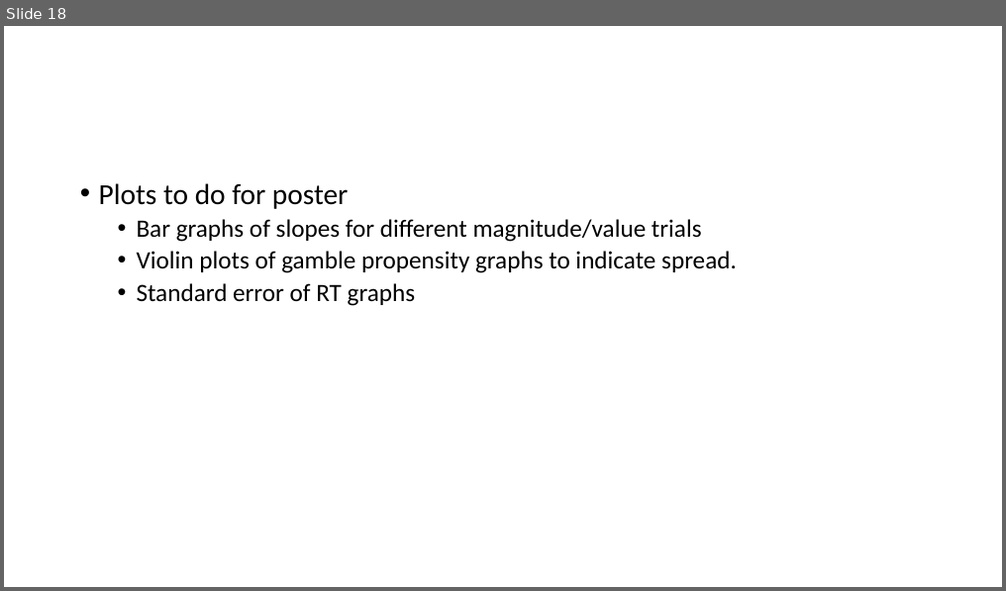
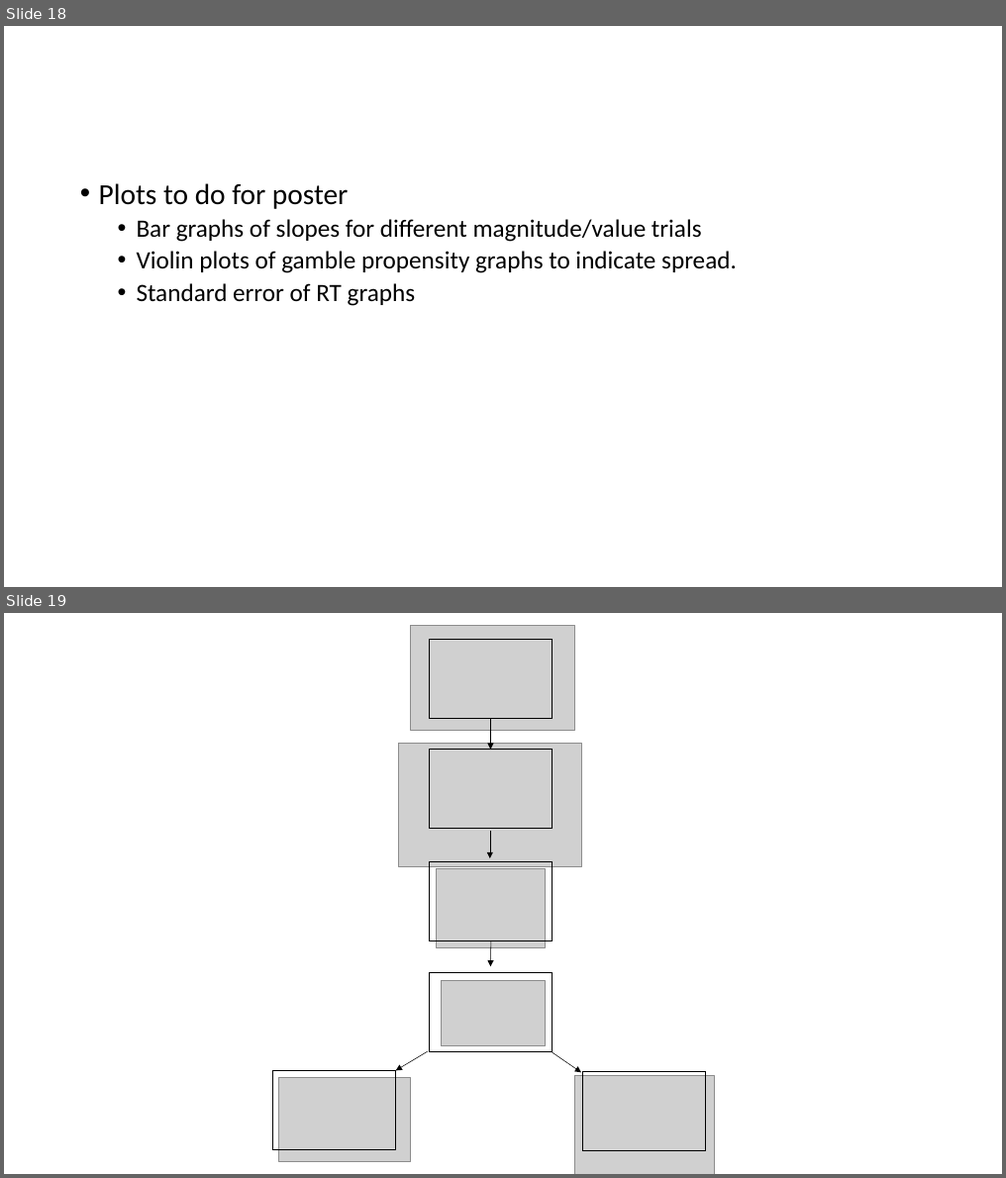
Before and after one commit to gpagnier/rampAnalysis, a slide deck: RampV03Presentation.pptx. Shown one above the other, each under a label of ours: slide 18 before the commit, slides 18 and 19 after it. The pictures are 1006x591 and 1006x1178 pixels, drawn with LibreOffice and Linux fonts; fonts in the diff are those of the drawing; grey boxes stand for pictures. Boxes give left, top, right and bottom in pixels: in the first picture for what was removed or moved away, otherwise in the second. Text is boxed around its words. In the diff, an @@ line names an element or a change of style, - is before the commit and + after.

```diff
--- a/RampV03Presentation.pptx
+++ b/RampV03Presentation.pptx
@@ slide 19 added at [4, 613, 1002, 1174], background #FFFFFF @@
@@ picture added at [411, 626, 574, 731] @@
@@ rectangle added at [430, 639, 552, 719], outline #000000 1 pt @@
@@ arrow added from (491, 719) to (491, 750), #000000 0.5 pt @@
@@ picture added at [399, 743, 581, 866] @@
@@ rectangle added at [430, 750, 552, 829], outline #000000 1 pt @@
@@ arrow added from (490, 831) to (490, 859), #000000 0.5 pt @@
@@ rectangle added at [430, 861, 552, 941], outline #000000 1 pt @@
@@ picture added at [437, 869, 546, 949] @@
@@ arrow added from (491, 942) to (491, 967), #000000 0.5 pt @@
@@ rectangle added at [430, 973, 552, 1053], outline #000000 1 pt @@
@@ picture added at [441, 981, 546, 1047] @@
@@ arrow added from (428, 1052) to (395, 1071), #000000 0.5 pt @@
@@ arrow added from (552, 1053) to (581, 1072), #000000 0.5 pt @@
@@ rectangle added at [272, 1071, 395, 1151], outline #000000 1 pt @@
@@ picture added at [279, 1078, 411, 1161] @@
@@ picture added at [574, 1076, 715, 1174] @@
@@ rectangle added at [583, 1072, 706, 1152], outline #000000 1 pt @@
```
Also in this commit, not shown: 1 other slide added, 3 other files.
